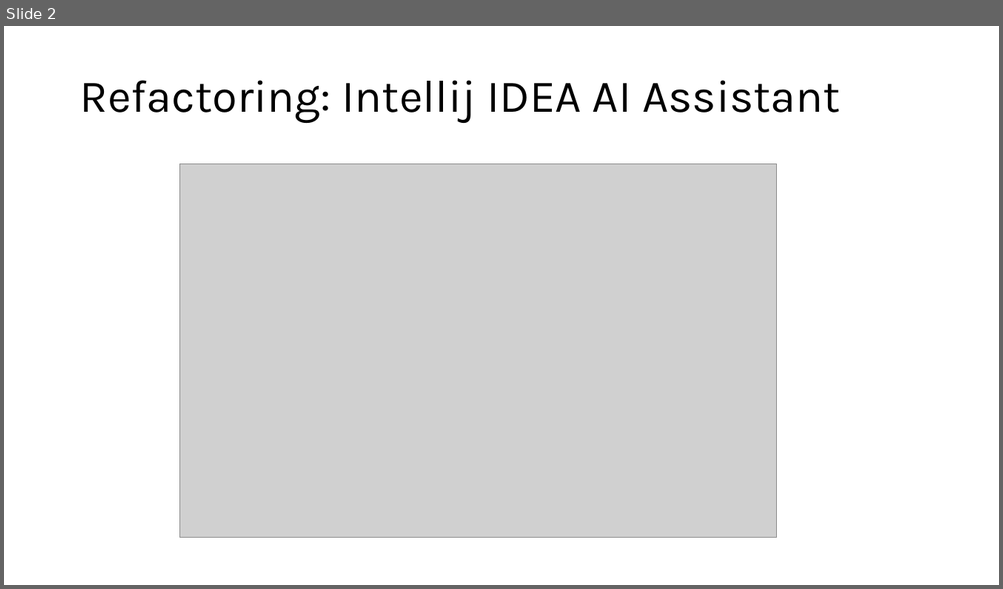
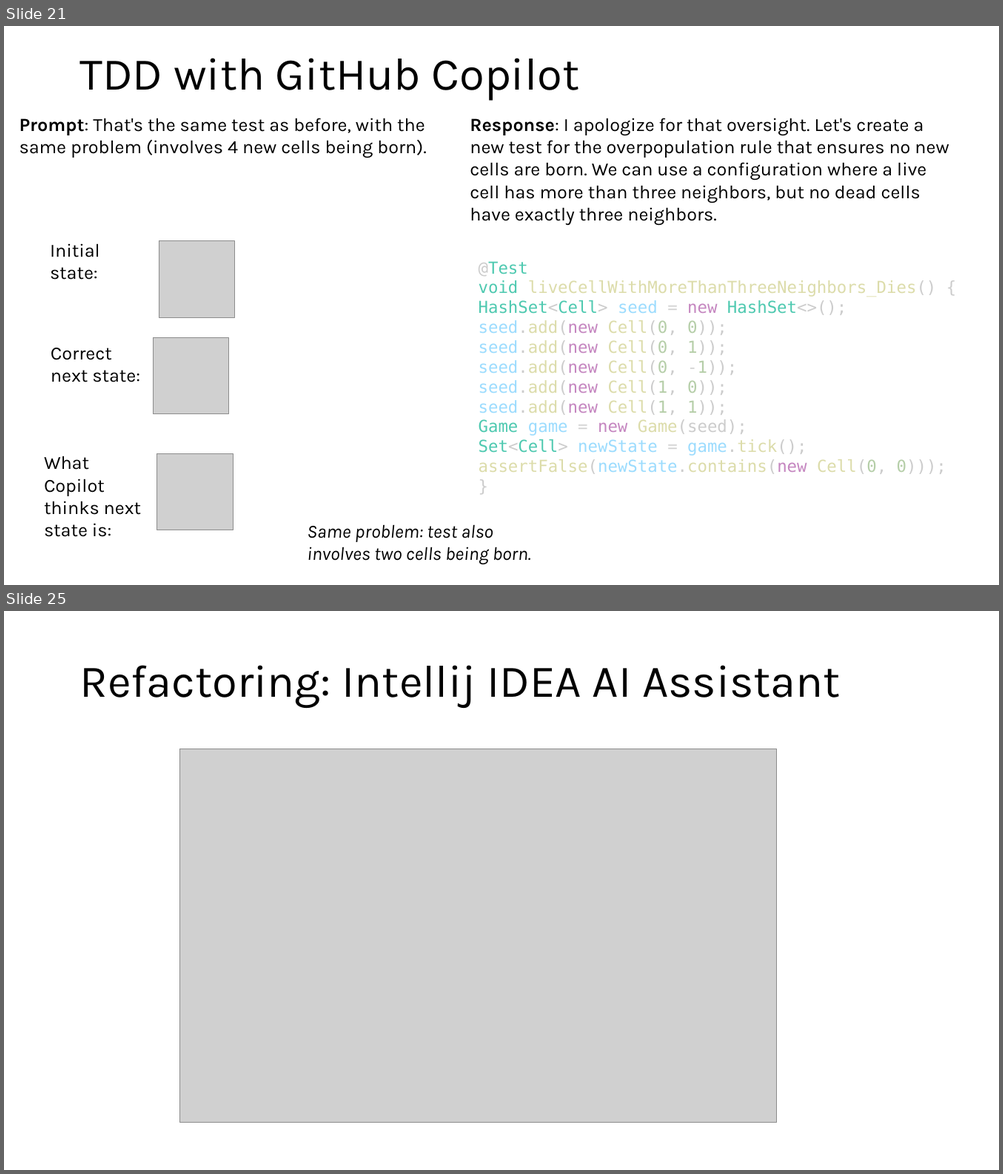
Before and after one commit to steverb1/Decks, a slide deck: refactoring.pptx. Shown one above the other, each under a label of ours: slide 2 before the commit, slides 21 and 25 after it; the slides between them are not shown. The pictures are 1003x589 and 1003x1174 pixels, drawn with LibreOffice and Linux fonts; fonts in the diff are those of the drawing; grey boxes stand for pictures. Boxes give left, top, right and bottom in pixels: in the first picture for what was removed or moved away, otherwise in the second. Text is boxed around its words. In the diff, an @@ line names an element or a change of style, - is before the commit and + after.

```diff
--- a/refactoring.pptx
+++ b/refactoring.pptx
@@ slide 21 added at [4, 26, 999, 585], background #FFFFFF @@
@@ title added at [79, 58, 580, 101], 44 pt, text #000000 @@
+TDD with GitHub Copilot
@@ text added at [20, 118, 426, 158], 18 pt, text #000000 @@
+Prompt: That's the same test as before, with the same problem (involves 4 new cells being born).
@@ text added at [469, 118, 948, 225], 18 pt, text #000000 @@
+Response: I apologize for that oversight. Let's create a new test for the overpopulation rule that ensures no new cells are born. We can use a configuration where a live cell has more than three neighbors, but no dead cells have exactly three neighbors.
@@ text added at [50, 244, 100, 280], 18 pt, text #000000 @@
+Initial state:
@@ picture added at [159, 241, 234, 318] @@
@@ text added at [478, 261, 946, 474], 16 pt, text #DCDCAA @@
+@Test
+void liveCellWithMoreThanThreeNeighbors_Dies() {
+HashSet<Cell> seed = new HashSet<>();
+seed.add(new Cell(0, 0));
+seed.add(new Cell(0, 1));
+seed.add(new Cell(0, -1));
+seed.add(new Cell(1, 0));
+seed.add(new Cell(1, 1));
+Game game = new Game(seed);
+Set<Cell> newState = game.tick();
+assertFalse(newState.contains(new Cell(0, 0)));
+}
@@ text added at [51, 348, 140, 383], 18 pt, text #000000 @@
+Correct next state:
@@ picture added at [153, 338, 228, 414] @@
@@ text added at [44, 456, 141, 537], 18 pt, text #000000 @@
+What Copilot thinks next state is:
@@ picture added at [157, 454, 233, 531] @@
@@ text added at [307, 525, 531, 565], 18 pt, text #000000, italic @@
+Same problem: test also involves two cells being born.
@@ what was slide 2 is now slide 25 @@
```
Also in this commit, not shown: 22 other slides added.
